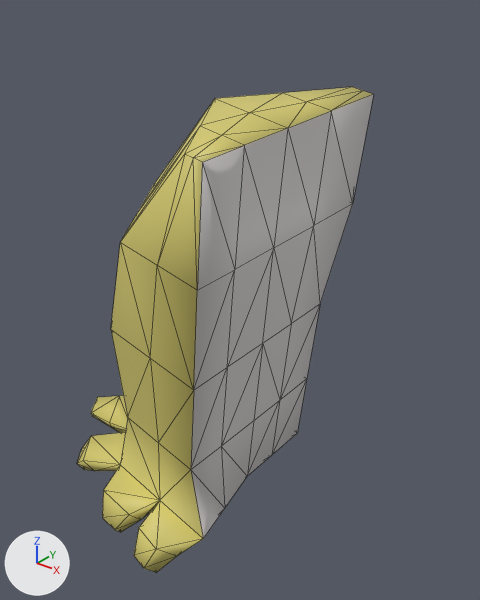
What one commit did to the OBJ model Game/Resources/Model/Yamori/RightHand.obj.
Camera for both pictures: a 50 mm lens placed at (-0.171, -0.715, 2.905), pointed at (-0.941, 0.249, 2.307). Arrows for +X, +Y and +Z are at lower left; the lights stay in place. Mesh edges are drawn as thin lines. Where no turn or scale is listed for an object, it has been applied to the vertices. Vertices at the same position are counted once.

The first picture shows 'migiude'.
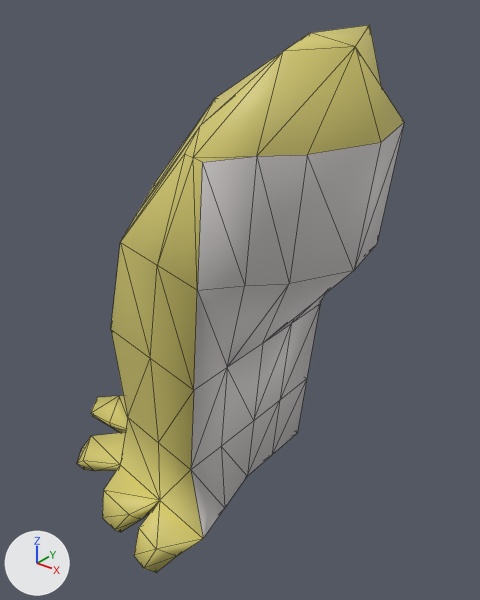
The newer file is also rescaled (x0.41), turned or shifted as a whole; pictures and numbers use the older file's frame.

Changed parts and their boxes [x1, y1, x2, y2] in the pictures (480 x 600 px; the box of a moved part takes in the faces that stretch with it):
'migiude', reshaped (10% wider, 13% taller)
    before: [77, 87, 374, 573]
    after: [77, 25, 404, 573]
part 1 of me_migiude, moved or reshaped
    before: [185, 87, 374, 446]
    after: [185, 25, 404, 446]
part 2 of me_migiude, surface changed
    both: [183, 115, 314, 447]

Diff of the bpy script that builds the scene:
```diff
--- a/Game/Resources/Model/Yamori/RightHand.obj.py
+++ b/Game/Resources/Model/Yamori/RightHand.obj.py
@@ me_migiude @@
 # used by ob_migiude; location = (0.0, 0.0, 0.0)
-me_migiude.from_pydata(...)  # 113 vertices, 222 faces; spans x -1.368..-0.755, y -0.043..0.45, z 1.756..2.724
+me_migiude.from_pydata(...)  # 118 vertices, 232 faces; spans x -1.368..-0.611, y -0.043..0.45, z 1.756..2.839
+# me_migiude part 1
+# 8 vertices are removed from x -0.825..-0.764, y 0.056..0.296, z 2.465..2.713
+# 34 faces are deleted
+# 1 vertex moves from x -0.85, y 0.161, z 2.706 to x -0.741, y 0.161, z 2.832
+# 13 vertices are added at x -0.764..-0.611, y 0.016..0.36, z 2.465..2.839
+# 44 new faces join them
+# me_migiude part 2: 188 kept faces spanning x -1.368..-0.741, y -0.043..0.45, z 1.756..2.832 get new texture (UV) coordinates
 me_migiude.materials.append(mat_マテリアル_005)
```
